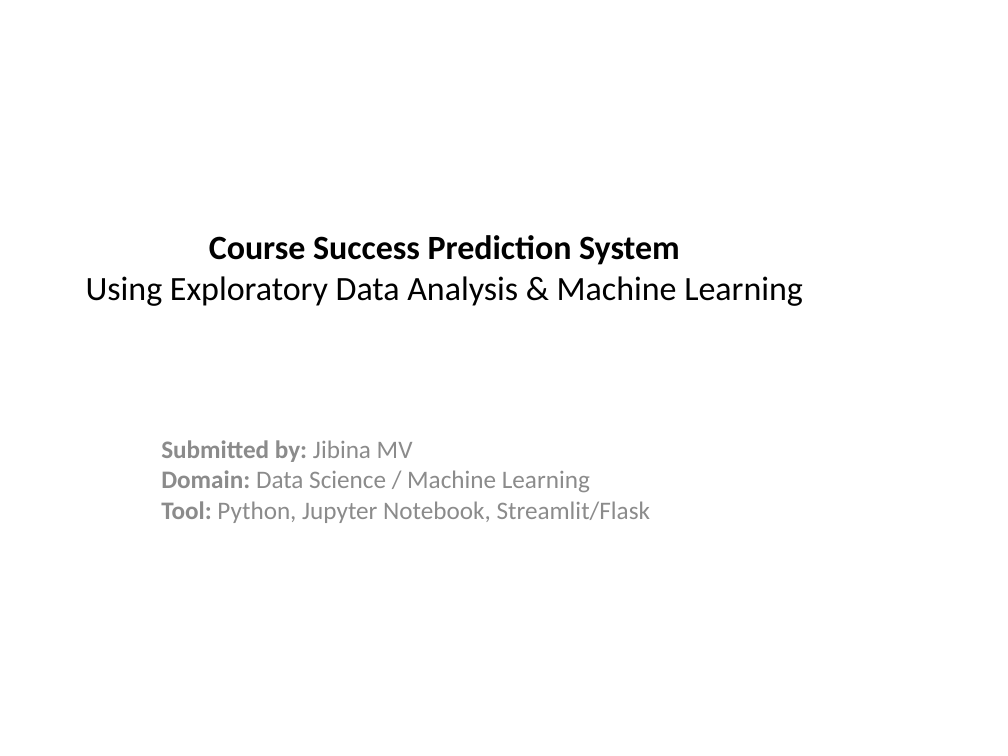
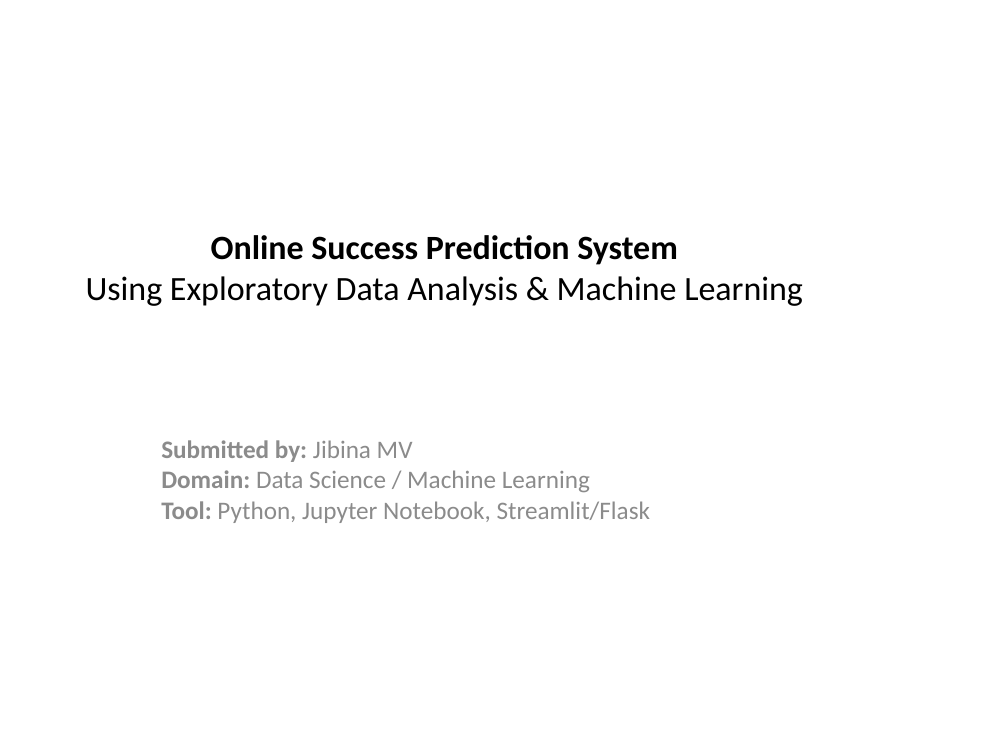
Before and after one commit to jibina-89/online-success-calculator, a slide deck: slide 1 of online success prediction [Autosaved].pptx. Drawn at 1008x756 pixels with LibreOffice and Linux fonts; fonts in the diff are those of the drawing. Boxes give left, top, right and bottom in pixels: in the first picture for what was removed or moved away, otherwise in the second. Text is boxed around its words. In the diff, an @@ line names an element or a change of style, - is before the commit and + after.

```diff
--- a/online success prediction [Autosaved].pptx
+++ b/online success prediction [Autosaved].pptx
@@ title at (86, 235, 803, 306): text changed @@
-Course Success Prediction System
-Using Exploratory Data Analysis & Machine Learning
+Online Success Prediction System
+Using Exploratory Data Analysis & Machine Learning
```
Also in this commit, not shown: 2 other slides changed.
